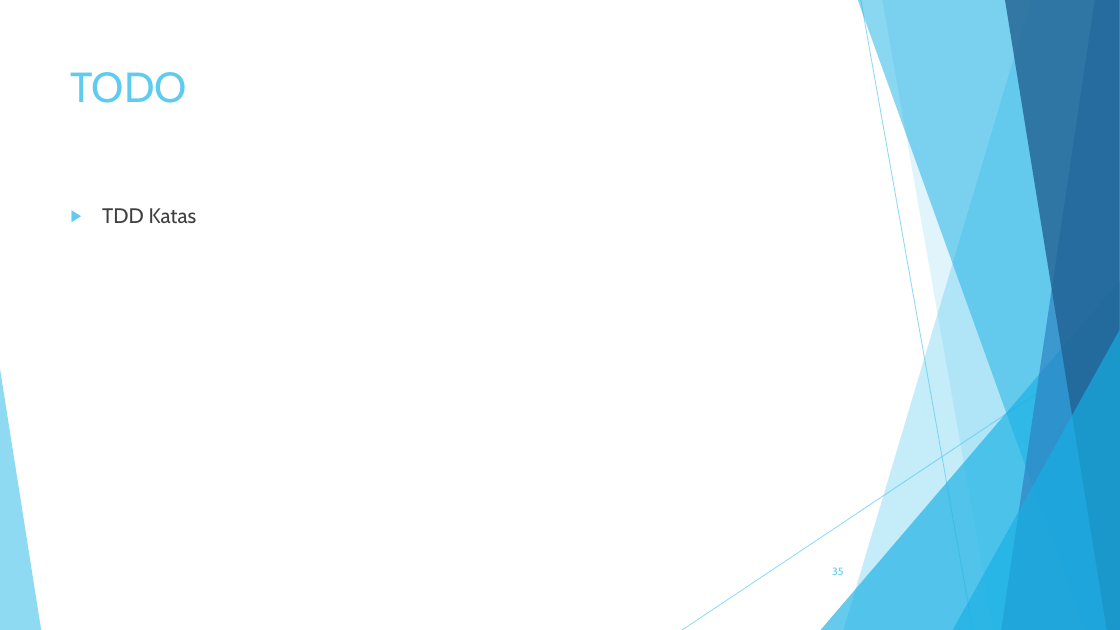
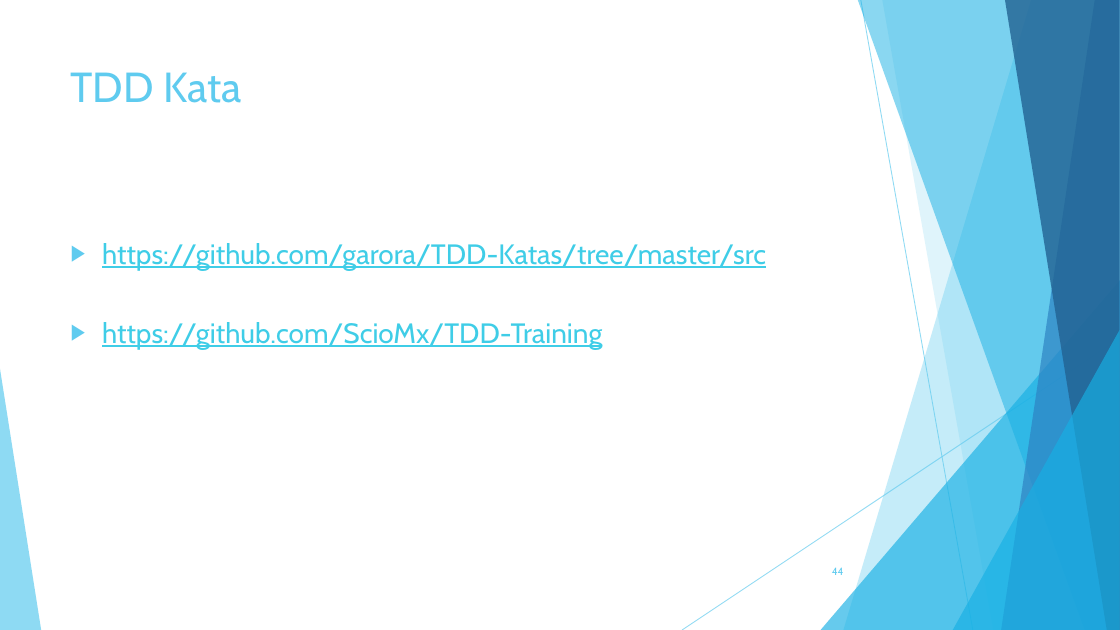
Before and after one commit to szubartm/TddAndBdd.Materials, a slide deck: slide 44 of TDD/Testing in TDD spirit.pptx (slide 35 before the commit). Drawn at 1120x630 pixels with LibreOffice and Linux fonts; fonts in the diff are those of the drawing. Boxes give left, top, right and bottom in pixels: in the first picture for what was removed or moved away, otherwise in the second. Text is boxed around its words. In the diff, an @@ line names an element or a change of style, - is before the commit and + after.

```diff
--- a/TDD/Testing in TDD spirit.pptx
+++ b/TDD/Testing in TDD spirit.pptx
@@ title at (71,72,241,103): text changed @@
-TODO
+TDD Kata
@@ text at (102,243,766,349): text changed; size 18 to 24 pt; text colour #404040 to #3FCDE7 @@
-▶ TDD Katas
+▶ https://github.com/garora/TDD-Katas/tree/master/src
+▶ https://github.com/ScioMx/TDD-Training
@@ page number at (832,567,844,575): text changed @@
-35
+44
```
Also in this commit, not shown: 4 other slides changed, 9 slides added.
